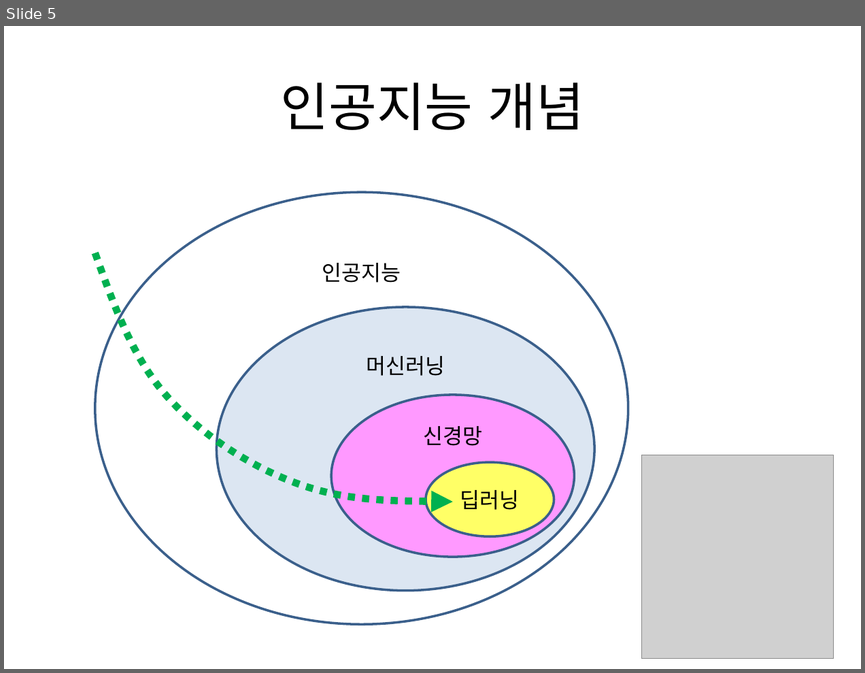
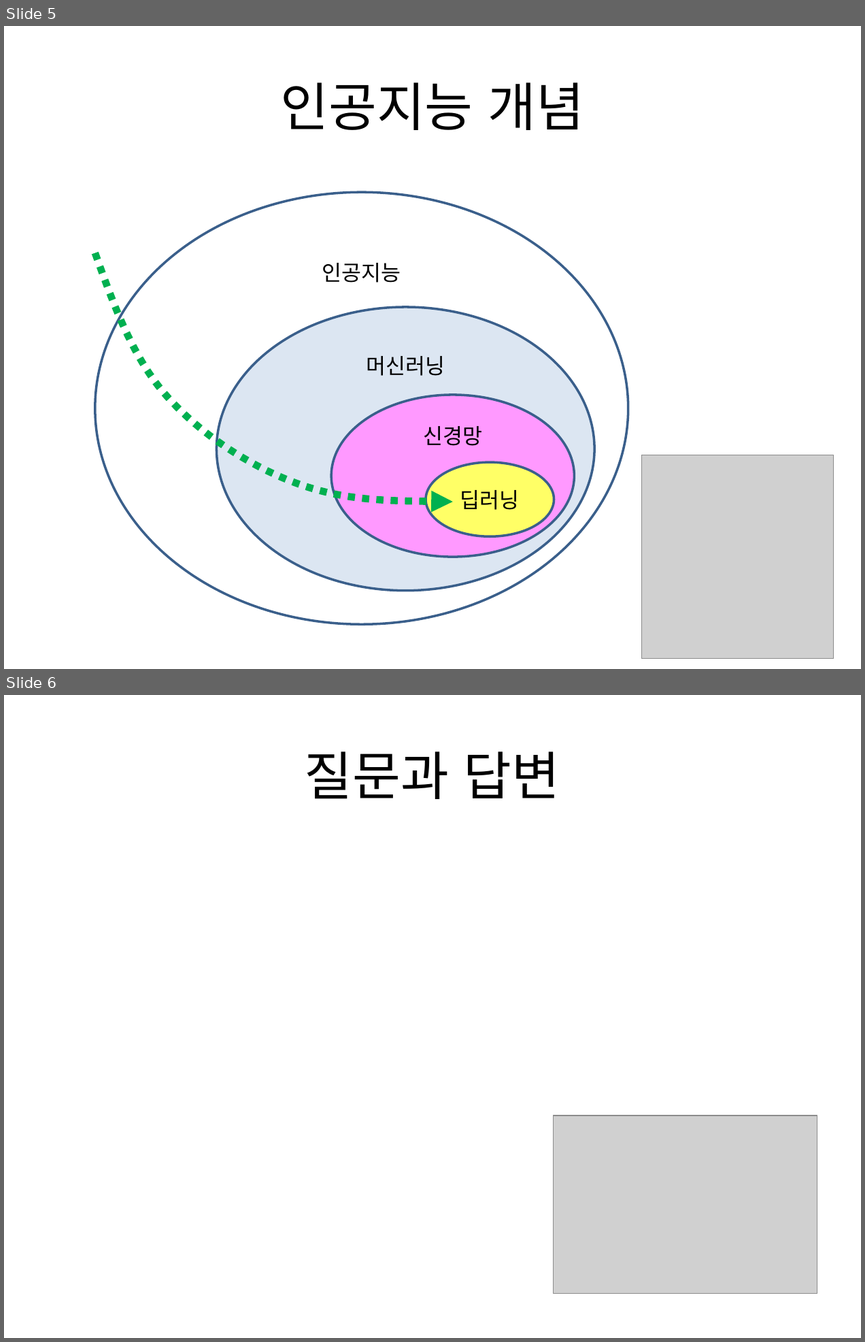
Before and after one commit to gubosd/lecture12, a slide deck: (2020.07.06) 강의소개.pptx. Shown one above the other, each under a label of ours: slide 5 before the commit, slides 5 and 6 after it. The pictures are 865x673 and 865x1342 pixels, drawn with LibreOffice and Linux fonts; fonts in the diff are those of the drawing; grey boxes stand for pictures. Boxes give left, top, right and bottom in pixels: in the first picture for what was removed or moved away, otherwise in the second. Text is boxed around its words. In the diff, an @@ line names an element or a change of style, - is before the commit and + after.

```diff
--- a/(2020.07.06) 강의소개.pptx
+++ b/(2020.07.06) 강의소개.pptx
@@ slide 6 added at bbox=[4, 695, 861, 1338], background #FFFFFF @@
@@ title added at bbox=[305, 751, 560, 799], 44 pt, text #000000 @@
+질문과 답변
@@ picture added at bbox=[553, 1116, 817, 1293] @@
```
Also in this commit, not shown: 1 slide removed.
